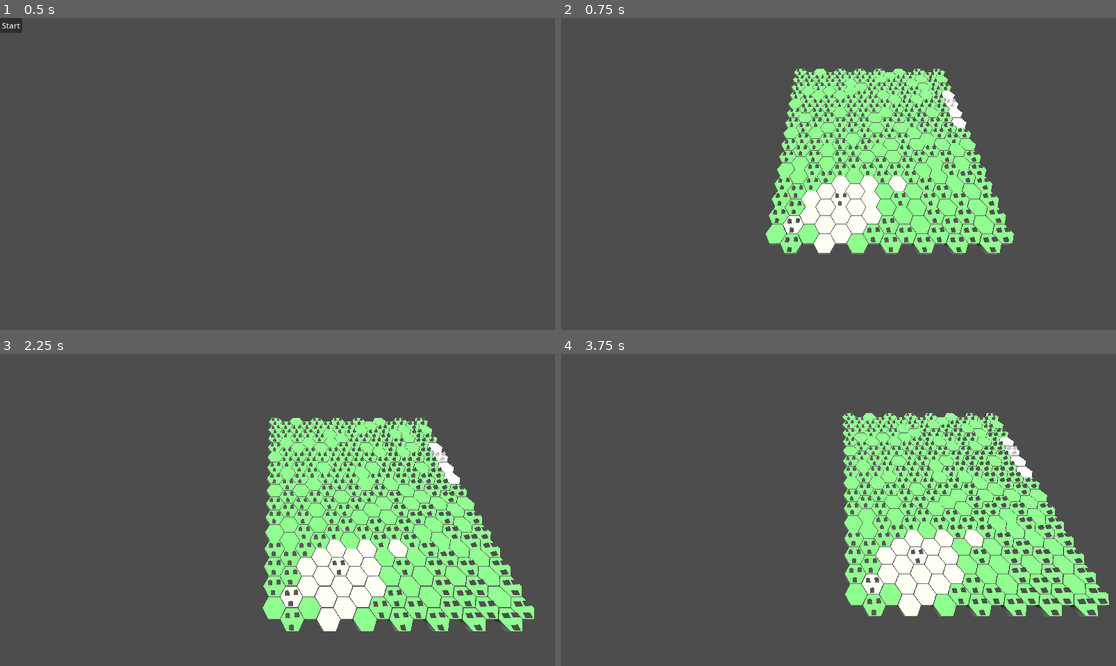
Above: before the commit, frames 1-4 (two rows, left to right).
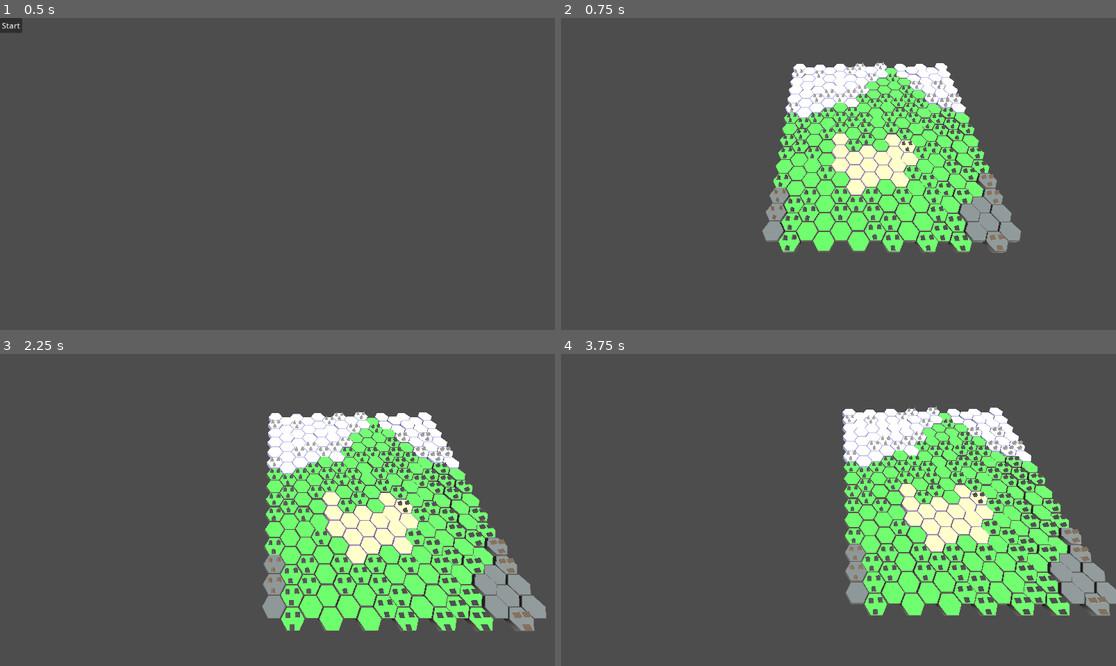
Above: after the commit, the same moments.

Repository: STORM-33/elemental-conquest
Game: Godot game, scene res://scenes/main_menu/main_menu.tscn
Same seed, same stepped clock (60 frames per second), same inputs: the game is played once before the commit and once after it.
Inputs (mouse positions are in pixels of both pictures, inside the frame that each line leads up to):
- Up to frame 1 (0.5 s): no input
- Up to frame 2 (0.75 s): click "Start" at 0.5 s
- Up to frame 3 (2.25 s): tap Enter at 1.25 s; move the mouse to (399, 494) at 1.27 s; click (399, 494) at 1.42 s; tap Space at 2 s; drag from (166, 525) to (249, 572) at 2.02 s
- Up to frame 4 (3.75 s): tap Enter at 2.75 s; move the mouse to (894, 441) at 2.77 s; click (894, 441) at 2.92 s; tap Space at 3.5 s; drag from (810, 572) to (672, 463) at 3.52 s

Frame 1 is identical in both runs. In frame 2, 21% of the frame differs, in the area x 36-83%, y 14-76%; in frame 3, 26%, in the area x 47-99%, y 18-89%; in frame 4, 24%.

Commit message:
added elevation + changed colors

Diff:
--- a/scenes/map_gen/hex_tile.tscn
+++ b/scenes/map_gen/hex_tile.tscn
@@ -10,6 +10,7 @@
 [sub_resource type="CylinderMesh" id="CylinderMesh_xon6g"]
 lightmap_size_hint = Vector2i(17, 10)
 material = SubResource("StandardMaterial3D_7itk4")
+top_radius = 0.48
 height = 0.25
 radial_segments = 6
 
--- a/scenes/map_gen/map_gen.gd
+++ b/scenes/map_gen/map_gen.gd
@@ -1,7 +1,6 @@
 extends Node3D
 
 const TILE_SCENE = preload("res://scenes/map_gen/hex_tile.tscn")
-
 const M := 0.6
 const X_OFFSET := 1.732 * M
 const Z_OFFSET := 1.5 * M
@@ -18,84 +17,234 @@
 const BIOME_DATA = {
 	BiomeType.GRASSLAND: {
 		"name": "Grassland",
-		"top_color": Color(0.2, 0.8, 0.2),
-		"side_color": Color(0.1, 0.1, 0.1),
+		"top_color": Color(0.13, 0.55, 0.13),  # Darker, more natural green
+		"side_color": Color(0.08, 0.06, 0.04),  # Earthy brown for sides
 		"tree_color": Color(0.1, 0.1, 0.1),
 		"tree_chance": 0.7,
 		"elevation": 0.0
 	},
 	BiomeType.DESERT: {
 		"name": "Desert",
-		"top_color": Color(1.0, 0.85, 0.4),
-		"side_color": Color(0.1, 0.1, 0.1),
+		"top_color": Color(0.65, 0.55, 0.32),  # Further darkened, very muted yellow sand
+		"side_color": Color(0.25, 0.2, 0.3),  # Sandy brown sides
 		"tree_color": Color(0.1, 0.1, 0.1),
 		"tree_chance": 0.2,
 		"elevation": 0.0
 	},
 	BiomeType.SNOW: {
 		"name": "Snow",
-		"top_color": Color(0.9, 0.9, 1.0),
-		"side_color": Color(0.1, 0.1, 0.1),
-		"tree_color": Color(0.4, 0.4, 0.4),
+		"top_color": Color(0.6, 0.6, 0.8),  # Slightly grayer white
+		"side_color": Color(0.3, 0.3, 0.4),  # Light blue-gray for snow sides
+		"tree_color": Color(0.3, 0.3, 0.3),
 		"tree_chance": 0.4,
 		"elevation": 0.0
 	},
 	BiomeType.MOUNTAINS: {
 		"name": "Mountains",
-		"top_color": Color(0.4, 0.1, 0.1),
-		"side_color": Color(0.1, 0.1, 0.1),
-		"tree_color": Color(0.4, 0.1, 0.1),
+		"top_color": Color(0.2, 0.22, 0.22),  # Grayish brown for mountain tops
+		"side_color": Color(0.1, 0.1, 0.1),  # Darker mountain sides
+		"tree_color": Color(0.25, 0.2, 0.15),  # Darker trees
 		"tree_chance": 0.3,
 		"elevation": 0.0
 	}
 }
 
+# Noise generators
 var noise = FastNoiseLite.new()
 var moisture_noise = FastNoiseLite.new()
 var temperature_noise = FastNoiseLite.new()
+var elevation_noise = FastNoiseLite.new()  # New noise for elevation relief
+var biome_blend_noise = FastNoiseLite.new()  # For smoothing biome transitions
+
+# Elevation parameters
+@export var elevation_levels := 10  # Number of distinct elevation levels
+@export var elevation_per_level := 0.07  # Height increase per elevation level
+@export var elevation_noise_frequency := 0.1  # Controls how smooth or rough the elevation changes are
+
+# Biome distribution parameters
+@export var mountain_threshold := 0.75
+@export var desert_temperature_threshold := 0.6
+@export var snow_temperature_threshold := 0.35
+@export var mountain_coverage := 0.2
+@export var desert_coverage := 0.25
+@export var snow_coverage := 0.25
+@export var grassland_coverage := 0.3
+
+# Distribution tracking
+var biome_counts = {
+	BiomeType.GRASSLAND: 0,
+	BiomeType.DESERT: 0,
+	BiomeType.SNOW: 0,
+	BiomeType.MOUNTAINS: 0
+}
+var total_tiles = 0
 
 func _ready():
 	# Initialize noise generators
 	setup_noise()
 
-	# Generate map with biomes
+	# Print elevation parameters for debugging
+	print("Elevation levels: ", elevation_levels)
+	print("Elevation per level: ", elevation_per_level)
+	print("Elevation noise frequency: ", elevation_noise_frequency)
+
+	# Generate map with biomes and elevation
 	generate_map()
 
 func setup_noise():
 	# Main terrain noise
 	noise.noise_type = FastNoiseLite.TYPE_PERLIN
 	noise.seed = randi()
-	noise.frequency = 0.15  # Increased from 0.05
+	noise.frequency = 0.08  # Lower frequency for broader patterns
 
 	# Moisture noise affects biome selection
 	moisture_noise.noise_type = FastNoiseLite.TYPE_PERLIN
-	moisture_noise.seed = randi() + 100  # Different seeds
-	moisture_noise.frequency = 0.1  # Increased from 0.03
+	moisture_noise.seed = randi() + 100
+	moisture_noise.frequency = 0.1  # Lower frequency for more coherent moisture regions
 
 	# Temperature noise affects biome selection
 	temperature_noise.noise_type = FastNoiseLite.TYPE_PERLIN
-	temperature_noise.seed = randi() + 200  # Different seeds
-	temperature_noise.frequency = 0.08  # Increased from 0.02
+	temperature_noise.seed = randi() + 200
+	temperature_noise.frequency = 0.07  # Lower frequency for smoother temperature transitions
+
+	# Adding fractal settings to temperature for more realistic patterns
+	temperature_noise.fractal_type = FastNoiseLite.FRACTAL_FBM
+	temperature_noise.fractal_octaves = 3
+	temperature_noise.fractal_lacunarity = 2.0
+	temperature_noise.fractal_gain = 0.5
+
+	# Elevation noise for terrain relief
+	elevation_noise.noise_type = FastNoiseLite.TYPE_PERLIN
+	elevation_noise.seed = randi() + 300
+	elevation_noise.frequency = elevation_noise_frequency
+
+	# Fractal settings for elevation
+	elevation_noise.fractal_type = FastNoiseLite.FRACTAL_FBM
+	elevation_noise.fractal_octaves = 4
+	elevation_noise.fractal_lacunarity = 2.0
+	elevation_noise.fractal_gain = 0.5
+
+	# Biome blend noise for smoother transitions
+	biome_blend_noise.noise_type = FastNoiseLite.TYPE_PERLIN
+	biome_blend_noise.seed = randi() + 400
+	biome_blend_noise.frequency = 0.2
+
+	# Fractal settings for biome blending
+	biome_blend_noise.fractal_type = FastNoiseLite.FRACTAL_FBM
+	biome_blend_noise.fractal_octaves = 2
+	biome_blend_noise.fractal_lacunarity = 2.0
+	biome_blend_noise.fractal_gain = 0.5
 
 func get_biome_at(x: int, y: int) -> int:
-	# Get elevation, moisture and temperature values from noise
-	var elevation = (noise.get_noise_2d(x, y) + 1) * 0.5  # 0 to 1
+	# Get base noise values
+	var base_elevation = (noise.get_noise_2d(x, y) + 1) * 0.5  # 0 to 1
 	var moisture = (moisture_noise.get_noise_2d(x, y) + 1) * 0.5  # 0 to 1
-	var temperature = (temperature_noise.get_noise_2d(x, y) + 1) * 0.5  # 0 to 1
-
-	# More balanced biome distribution
-	if elevation > 0.7:
-		return BiomeType.MOUNTAINS
-	elif temperature < 0.4:
-		return BiomeType.SNOW
-	elif moisture < 0.4 && temperature > 0.5:
-		return BiomeType.DESERT
-	else:
-		return BiomeType.GRASSLAND
+	var base_temperature = (temperature_noise.get_noise_2d(x, y) + 1) * 0.5  # 0 to 1
+	var blend_factor = (biome_blend_noise.get_noise_2d(x, y) + 1) * 0.5  # For biome blending
+
+	# Apply temperature-elevation relationship (higher = colder)
+	# Adjust temperature based on elevation with a smooth curve
+	var elevation_temp_factor = 0.4 * pow(base_elevation, 1.5)  # Stronger effect at higher elevations
+	var temperature = max(0.0, base_temperature - elevation_temp_factor)
+
+	# Add distance from equator effect (assuming y=0 is equator)
+	var map_size = 15.0  # Estimated from generate_map function
+	var distance_from_equator = abs((y - map_size/2) / (map_size/2))  # 0 at equator, 1 at poles
+	temperature -= 0.2 * distance_from_equator  # Colder at poles
+	temperature = clamp(temperature, 0.0, 1.0)  # Keep in range
+
+	# Use Whittaker-inspired biome calculation with soft thresholds
+
+	# Mountain score - higher elevation and lower moisture increases chance
+	var mountain_score = base_elevation * 0.8 + (1.0 - moisture) * 0.2 + blend_factor * 0.1
+
+	# Desert score - higher temperature and lower moisture increases chance
+	var desert_score = temperature * 0.6 + (1.0 - moisture) * 0.4 + blend_factor * 0.1
+
+	# Snow score - lower temperature and higher elevation increases chance
+	var snow_score = (1.0 - temperature) * 0.7 + base_elevation * 0.3 + blend_factor * 0.1
+
+	# Grassland score - higher moisture and moderate temperature increases chance
+	var temp_factor = 1.0 - abs(temperature - 0.5) * 2.0  # Peaks at temperature 0.5
+	var grassland_score = moisture * 0.6 + temp_factor * 0.4 + blend_factor * 0.1
+
+	# Apply some noise to the scores for more variation
+	mountain_score += biome_blend_noise.get_noise_2d(x + 50, y + 50) * 0.1
+	desert_score += biome_blend_noise.get_noise_2d(x + 100, y + 100) * 0.1
+	snow_score += biome_blend_noise.get_noise_2d(x + 150, y + 150) * 0.1
+	grassland_score += biome_blend_noise.get_noise_2d(x + 200, y + 200) * 0.1
+
+	# Dynamic thresholds based on target coverage and current counts
+	var mountain_threshold = mountain_coverage * (1.0 + float(biome_counts[BiomeType.MOUNTAINS]) / max(1, total_tiles))
+	var desert_threshold = desert_coverage * (1.0 + float(biome_counts[BiomeType.DESERT]) / max(1, total_tiles))
+	var snow_threshold = snow_coverage * (1.0 + float(biome_counts[BiomeType.SNOW]) / max(1, total_tiles))
+
+	# Decide biome based on highest score, with dynamic adjustment based on coverage goals
+	var scores = [
+		{"biome": BiomeType.MOUNTAINS, "score": mountain_score, "threshold": mountain_threshold},
+		{"biome": BiomeType.DESERT, "score": desert_score, "threshold": desert_threshold},
+		{"biome": BiomeType.SNOW, "score": snow_score, "threshold": snow_threshold},
+		{"biome": BiomeType.GRASSLAND, "score": grassland_score, "threshold": grassland_coverage}
+	]
+
+	# Sort scores from highest to lowest
+	scores.sort_custom(func(a, b): return a.score > b.score)
+
+	# Select biome with highest score, but apply dynamic thresholds to maintain balance
+	for score_data in scores:
+		var biome_type = score_data.biome
+		var target_ratio = 0
+
+		match biome_type:
+			BiomeType.MOUNTAINS: target_ratio = mountain_coverage
+			BiomeType.DESERT: target_ratio = desert_coverage
+			BiomeType.SNOW: target_ratio = snow_coverage
+			BiomeType.GRASSLAND: target_ratio = grassland_coverage
+
+		var current_ratio = float(biome_counts[biome_type]) / max(1, total_tiles)
+
+		# If this biome is underrepresented, choose it
+		if current_ratio < target_ratio * 1.1 or biome_type == BiomeType.GRASSLAND:
+			return biome_type
+
+	# Fallback to grassland
+	return BiomeType.GRASSLAND
+
+func get_elevation_at(x: int, y: int) -> float:
+	# Get elevation noise value between -1 and 1
+	var noise_value = elevation_noise.get_noise_2d(x, y)
+
+	# Use the full range by enhancing contrast
+	var normalized_value = (noise_value + 1) * 0.5
+
+	# Apply a curve to the normalized value for better distribution
+	normalized_value = pow(normalized_value, 0.8)
+
+	# Force the range to stay within bounds
+	normalized_value = clamp(normalized_value, 0.0, 0.999)
+
+	# Convert to discrete levels
+	var level = floor(normalized_value * elevation_levels)
+
+	# Debug print for first tile only
+	if x == 0 && y == 0:
+		print("Noise value: ", noise_value, " Normalized: ", normalized_value, " Level: ", level)
+
+	# Calculate final elevation based on level
+	return level * elevation_per_level
 
 func generate_map():
-	var map_size := Vector2i(15, 15)  # Larger map to see biome regions
-
+	var map_size := Vector2i(15, 15)
+	var elevation_counts = []
+
+	# Initialize counter arrays
+	for i in range(elevation_levels):
+		elevation_counts.append(0)
+
+	# First pass: count total tiles
+	total_tiles = map_size.x * map_size.y
+
+	# Second pass: generate actual tiles
 	for y in range(map_size.y):
 		for x in range(map_size.x):
 			var tile := TILE_SCENE.instantiate()
@@ -112,8 +261,32 @@
 			var biome_type = get_biome_at(x, y)
 			var biome = BIOME_DATA[biome_type]
 
+			# Count biome for tracking distribution
+			biome_counts[biome_type] += 1
+
+			# Get terrain elevation
+			var terrain_elevation = get_elevation_at(x, y)
+
+			# Count elevation level for debugging
+			var level = int(terrain_elevation / elevation_per_level)
+			if level >= 0 && level < elevation_levels:
+				elevation_counts[level] += 1
+
+			# Apply biome-specific elevation adjustments
+			var final_elevation = biome.elevation + terrain_elevation
+
+			if biome_type == BiomeType.MOUNTAINS:
+				# Mountains get extra elevation
+				final_elevation += elevation_per_level * 1.5
+			elif biome_type == BiomeType.DESERT:
+				# Deserts can have dunes (slight variations)
+				final_elevation += sin(x * 0.5 + y * 0.7) * 0.02
+			elif biome_type == BiomeType.SNOW:
+				# Snow areas can have slight height variation
+				final_elevation += elevation_per_level * 0.5
+
 			# Set tile position and properties
-			tile.position = Vector3(pos_x, biome.elevation, pos_z)
+			tile.position = Vector3(pos_x, final_elevation, pos_z)
 			tile.grid_position = Vector2i(x, y)
 			tile.tile_type = biome.name.to_lower()
 			tile.biome_color = biome.top_color
@@ -123,8 +296,36 @@
 			if tile.has_node("ForestDeco"):
 				var deco = tile.get_node("ForestDeco")
 				if deco.has_method("set_color"):
-					if randf() < biome.tree_chance:
+					# Adjust tree chance based on biome and location for more natural forests
+					var tree_chance = biome.tree_chance
+
+					# More trees in areas with higher moisture (except mountains)
+					if biome_type != BiomeType.MOUNTAINS:
+						var moisture = (moisture_noise.get_noise_2d(x, y) + 1) * 0.5
+						tree_chance *= (0.7 + moisture * 0.6)
+
+					# Fewer trees at high elevations
+					tree_chance *= (1.0 - terrain_elevation * 0.5)
+
+					# No trees in very high mountains
+					if biome_type == BiomeType.MOUNTAINS && terrain_elevation > 0.5:
+						tree_chance *= 0.3
+
+					if randf() < tree_chance:
 						# Add trees with the biome's tree color
 						deco.set_color(biome.tree_color)
 					else:
 						deco.queue_free()
+
+	# Print biome distribution statistics
+	print("Biome Distribution:")
+	for biome_type in BiomeType.values():
+		var biome_name = BIOME_DATA[biome_type].name
+		var count = biome_counts[biome_type]
+		var percentage = (float(count) / total_tiles) * 100
+		print("%s: %d tiles (%.1f%%)" % [biome_name, count, percentage])
+
+	# Print elevation distribution
+	print("Elevation distribution:")
+	for i in range(elevation_levels):
+		print("Level ", i, ": ", elevation_counts[i], " tiles")
